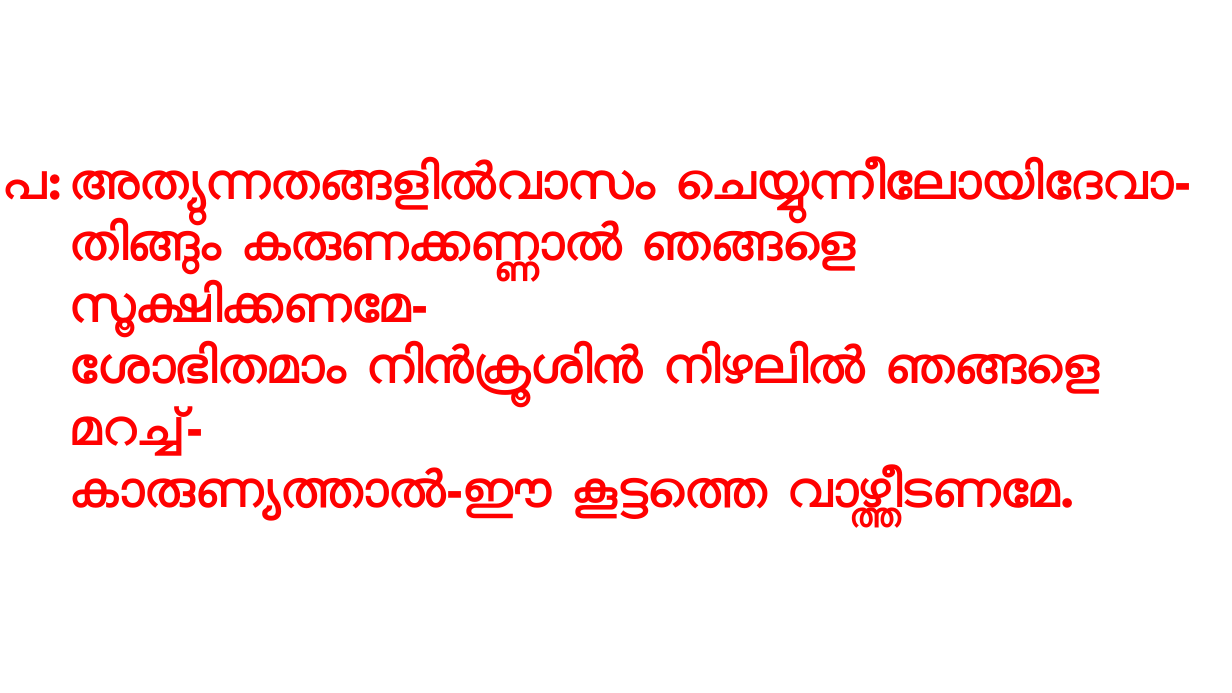
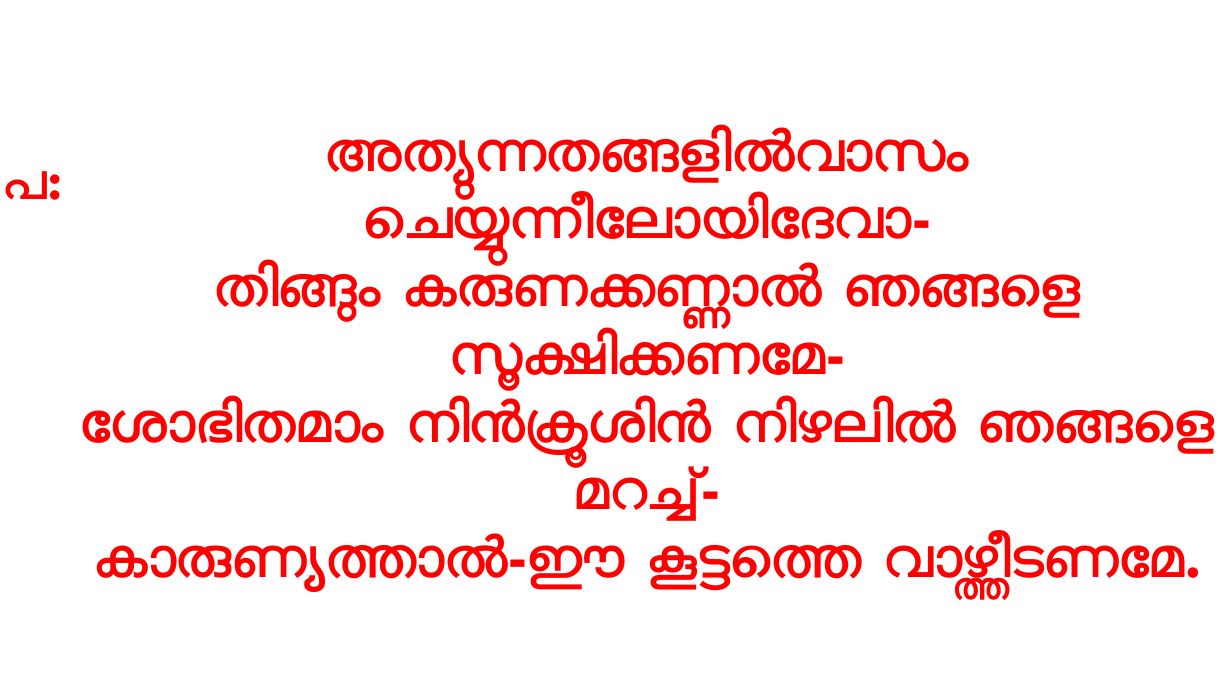
Before and after one commit to gijocode/Church_PPT_Utility, a slide deck: slide 137 of templates/malayalam_service_template.pptx. Drawn at 1232x693 pixels with LibreOffice and Linux fonts; fonts in the diff are those of the drawing. Boxes give left, top, right and bottom in pixels: in the first picture for what was removed or moved away, otherwise in the second. Text is boxed around its words. In the diff, an @@ line names an element or a change of style, - is before the commit and + after.

```diff
--- a/templates/malayalam_service_template.pptx
+++ b/templates/malayalam_service_template.pptx
@@ text "അത്യുന്നതങ്ങളില്‍വാസം ചെയ്യുന്നീലോയിദേവാ-" moved from (x1=71, y1=159, x2=1191, y2=521) to (x1=81, y1=126, x2=1215, y2=593) @@
@@ text "അത്യുന്നതങ്ങളില്‍വാസം ചെയ്യുന്നീലോയിദേവാ-" at (x1=81, y1=126, x2=1215, y2=593): size 40 to 44 pt; alignment left to centre @@
```
Also in this commit, not shown: 18 other slides changed, 1 other file.
